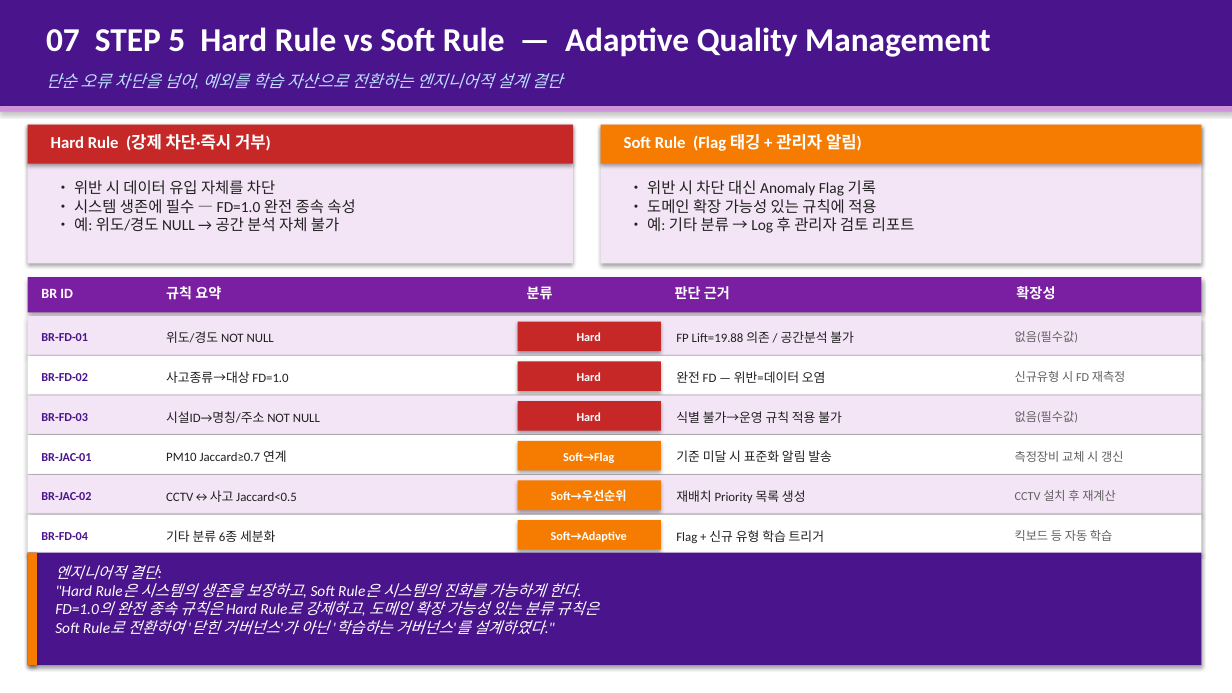
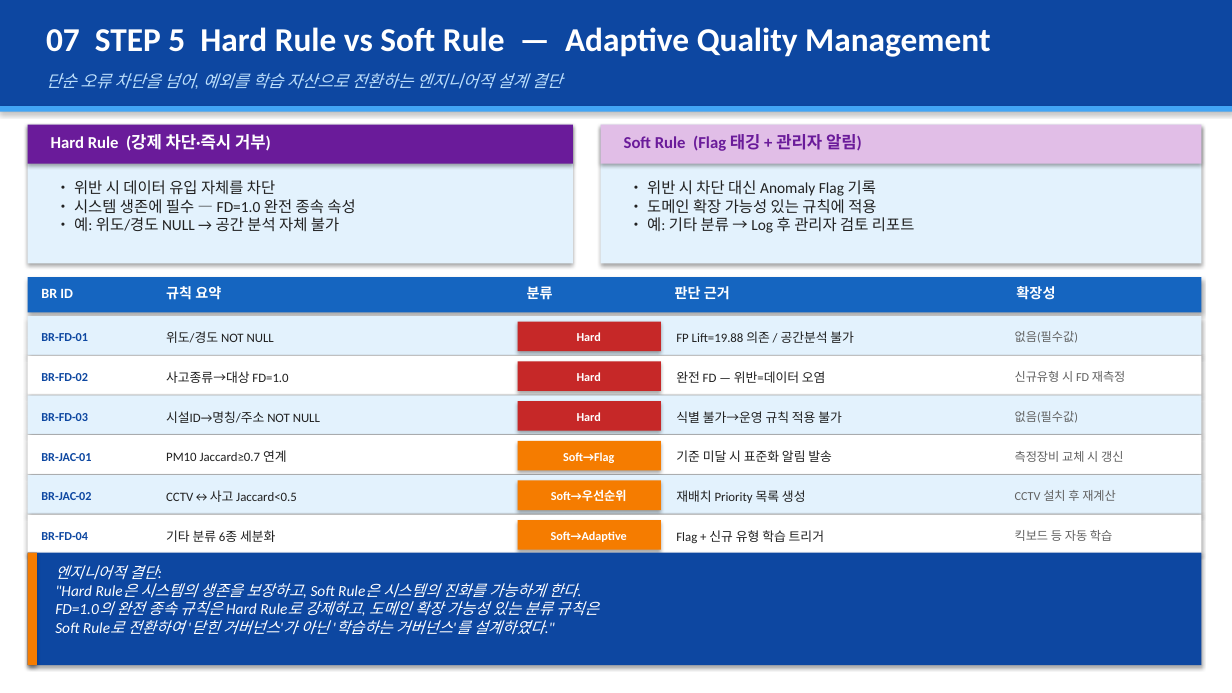
Before and after one commit to yimju/DataIntelligence-project, a slide deck: slide 8 of 스마트시티_데이터거버넌스_BR마이닝_v4.pptx. Drawn at 1232x693 pixels with LibreOffice and Linux fonts; fonts in the diff are those of the drawing. Boxes give left, top, right and bottom in pixels: in the first picture for what was removed or moved away, otherwise in the second. Text is boxed around its words. In the diff, an @@ line names an element or a change of style, - is before the commit and + after.

Commit message:
v4 Hard/Soft Rule 색상 보라/연보라로 수정 (배경은 파랑 유지)

```diff
--- a/스마트시티_데이터거버넌스_BR마이닝_v4.pptx
+++ b/스마트시티_데이터거버넌스_BR마이닝_v4.pptx
@@ rectangle at box(0, 0, 1232, 106): fill #4A148C to #0D47A1 @@
@@ rectangle at box(0, 106, 1232, 112): fill #CE93D8 to #42A5F5 @@
@@ rectangle at box(28, 125, 573, 164): fill #C62828 to #6A1B9A @@
@@ rectangle at box(601, 125, 1202, 164): fill #F57C00 to #E1BEE7 @@
@@ text "Soft Rule (Flag 태깅 + ..." at box(624, 134, 862, 151): text colour #FFFFFF to #6A1B9A @@
@@ rectangle at box(28, 277, 1202, 312): fill #7B1FA2 to #1565C0 @@
@@ fill #F3E5F5 to #E3F2FD in 5 elements at box(28, 125, 573, 263), box(601, 125, 1202, 263), box(28, 316, 1202, 355), box(28, 396, 1202, 434), box(28, 475, 1202, 514) @@
@@ text colour #4A148C to #0D47A1 in 6 elements at box(41, 333, 88, 341), box(41, 373, 88, 381), box(41, 413, 88, 421), box(41, 453, 91, 461), box(41, 492, 91, 500), box(41, 532, 88, 540) @@
@@ rectangle at box(28, 553, 1202, 665): fill #4A148C to #0D47A1 @@
```
Also in this commit, not shown: 10 other slides changed.
